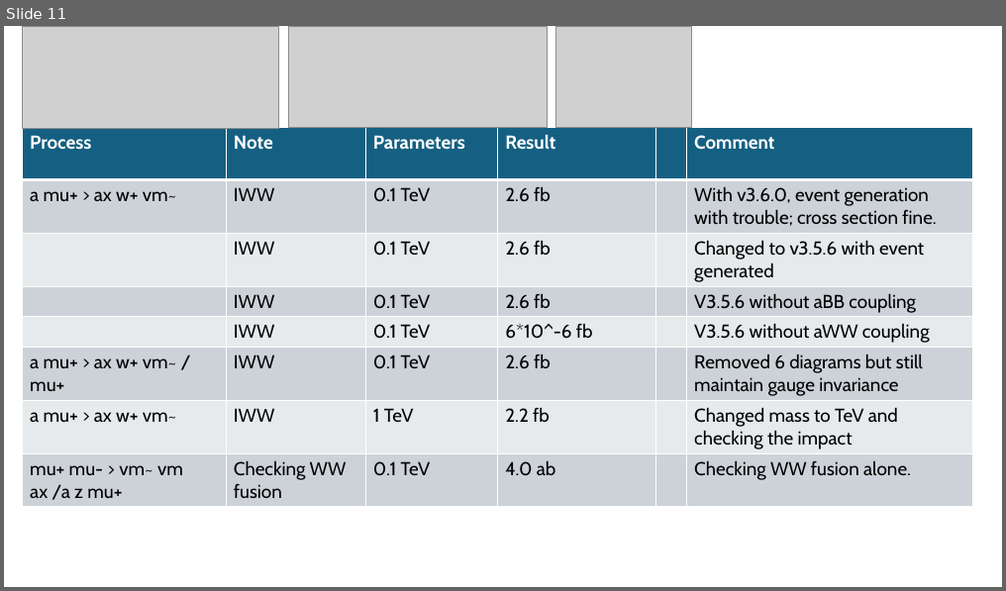
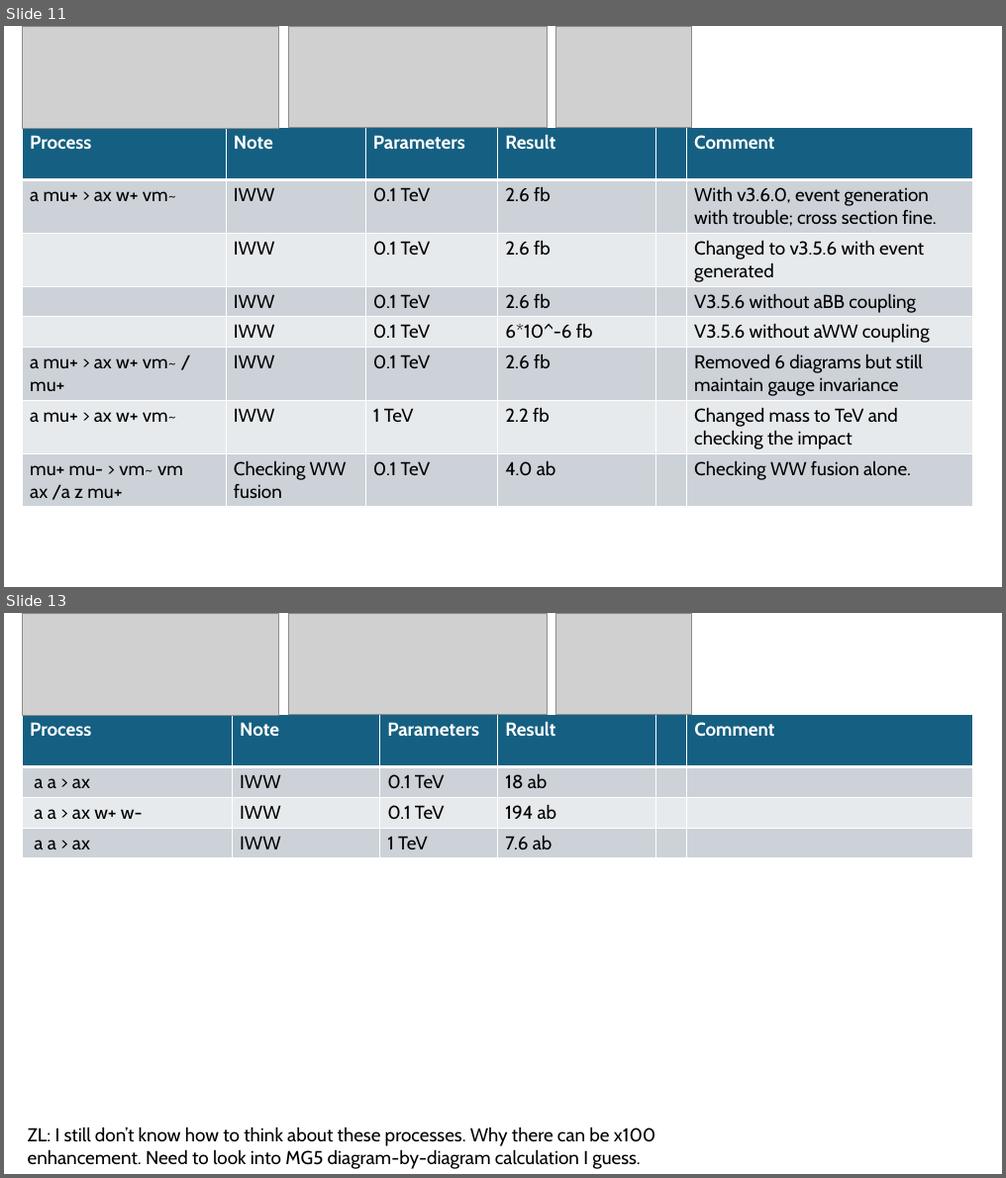
Before and after one commit to ZhenLiuPhys/AxionMuC, a slide deck: Slides/ZL_note_productions.pptx. Shown one above the other, each under a label of ours: slide 11 before the commit, slides 11 and 13 after it; the slides between them are not shown. The pictures are 1006x591 and 1006x1178 pixels, drawn with LibreOffice and Linux fonts; fonts in the diff are those of the drawing; grey boxes stand for pictures. Boxes give left, top, right and bottom in pixels: in the first picture for what was removed or moved away, otherwise in the second. Text is boxed around its words. In the diff, an @@ line names an element or a change of style, - is before the commit and + after.

```diff
--- a/Slides/ZL_note_productions.pptx
+++ b/Slides/ZL_note_productions.pptx
@@ slide 13 added at [4, 613, 1002, 1174], background #FFFFFF @@
@@ picture added at [23, 614, 279, 715] @@
@@ picture added at [288, 614, 547, 715] @@
@@ picture added at [556, 613, 692, 714] @@
@@ table added at [23, 714, 973, 858], 4 rows, 6 columns @@
+Process | Note | Parameters | Result |  | Comment
+a a > ax | IWW | 0.1 TeV | 18 ab |  | 
+a a > ax w+ w- | IWW | 0.1 TeV | 194 ab |  | 
+a a > ax | IWW | 1 TeV | 7.6 ab |  | 
@@ text added at [28, 1127, 656, 1169], 18 pt, text #000000 @@
+ZL: I still don’t know how to think about these processes. Why there can be x100 enhancement. Need to look into MG5 diagram-by-diagram calculation I guess.
```
Also in this commit, not shown: 4 slides changed, 7 other files.
